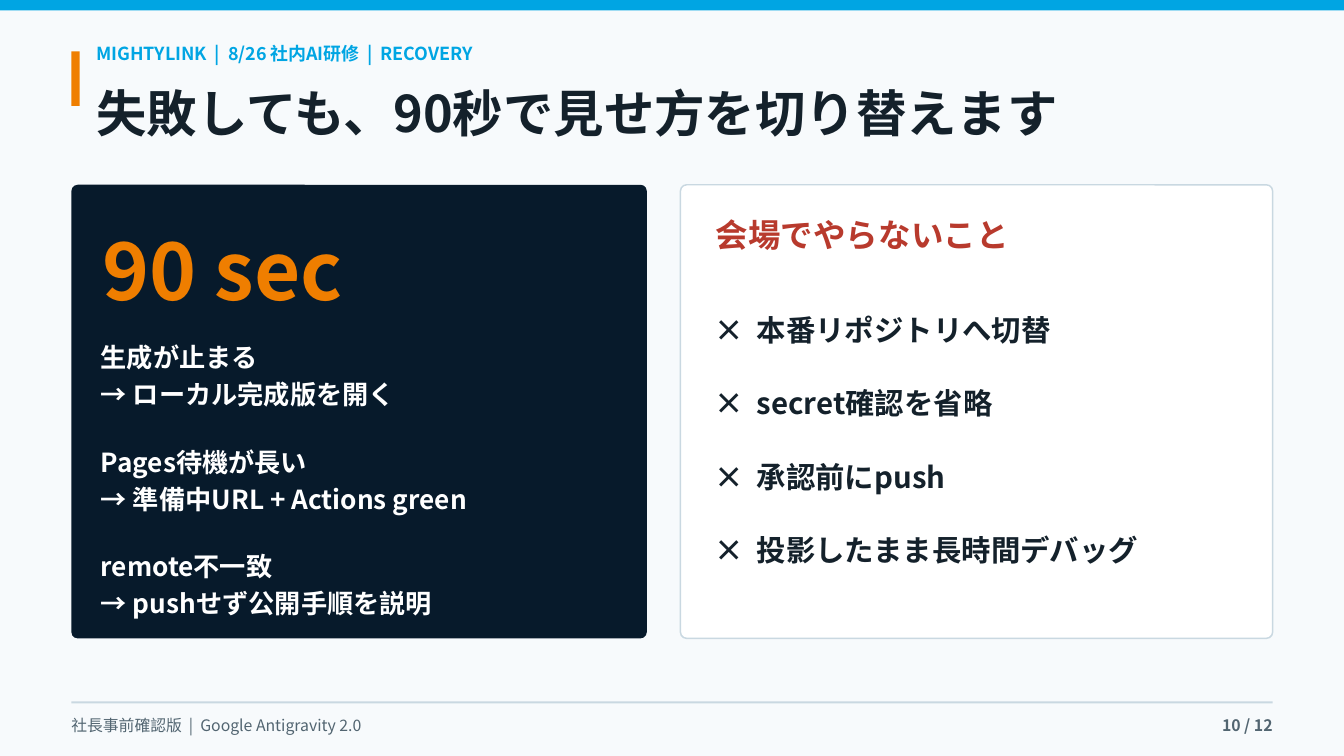
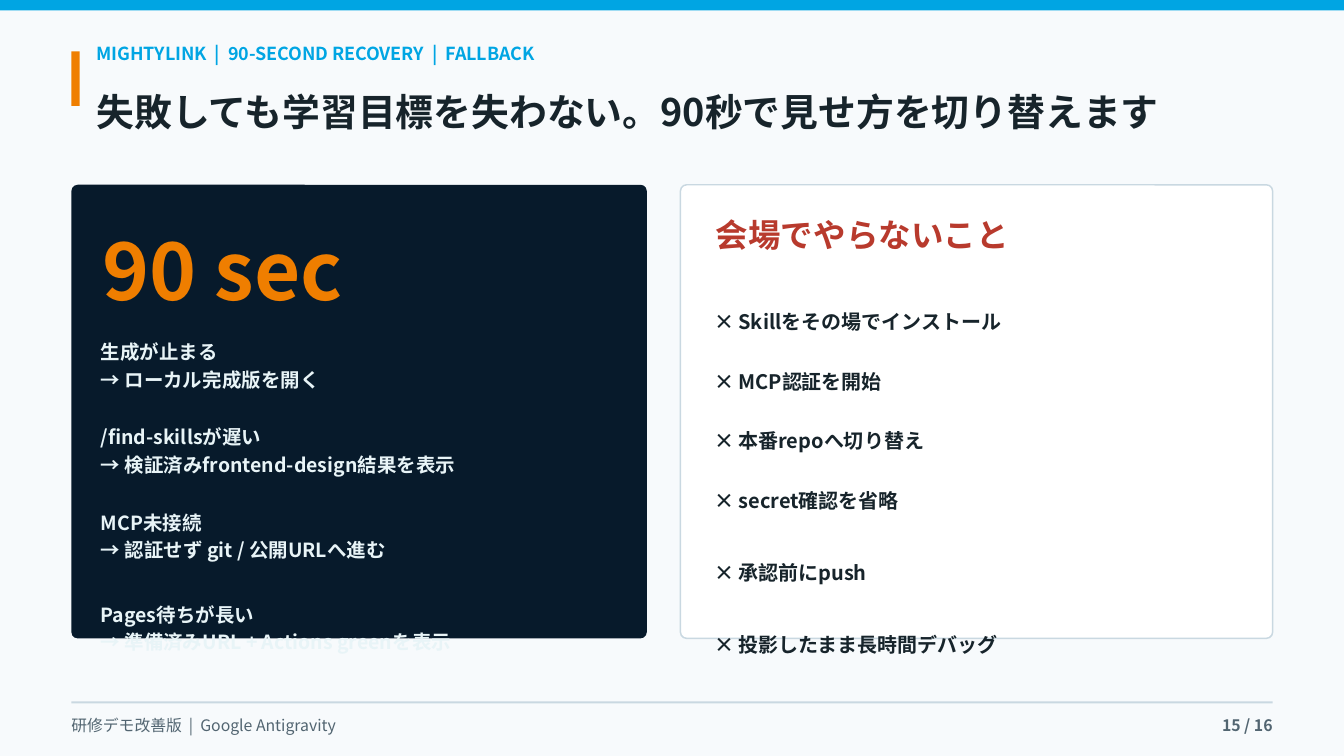
Before and after one commit to kanta13jp1/mighty-link-ai-connect, a slide deck: slide 15 of exports/mighty_skill_bridge_antigravity_user_guide_2026.pptx (slide 10 before the commit). Drawn at 1344x756 pixels with LibreOffice and Linux fonts; fonts in the diff are those of the drawing. Boxes give left, top, right and bottom in pixels: in the first picture for what was removed or moved away, otherwise in the second. Text is boxed around its words. In the diff, an @@ line names an element or a change of style, - is before the commit and + after.

Commit message:
feat: expand Antigravity workshop with skills workflow

```diff
--- a/exports/mighty_skill_bridge_antigravity_user_guide_2026.pptx
+++ b/exports/mighty_skill_bridge_antigravity_user_guide_2026.pptx
@@ text at box(97, 46, 535, 61): text changed @@
-MIGHTYLINK | 8/26 社内AI研修 | RECOVERY
+MIGHTYLINK | 90-SECOND RECOVERY | FALLBACK
@@ text at box(97, 93, 1159, 130): text changed; size 36 to 27 pt; text colour #14212B to #17242B @@
-失敗しても、90秒で見せ方を切り替えます
+失敗しても学習目標を失わない。90秒で見せ方を切り替えます
@@ text at box(739, 312, 1002, 453): text changed; size 21 to 14.2 pt; text colour #14212B to #17242B @@
-× 本番リポジトリへ切替
+× Skillをその場でインストール
+× MCP認証を開始
+× 本番repoへ切り替え
@@ text at box(101, 342, 320, 389): size 18.8 to 13.9 pt, text colour #FFFFFF to #E8F4F7 in "生成が止まる", "→ ローカル完成版を開く" @@
@@ text at box(101, 427, 456, 639): text changed; size 18.8 to 13.9 pt; text colour #FFFFFF to #E8F4F7 @@
-Pages待機が長い
-→ 準備中URL + Actions green
-remote不一致
-→ pushせず公開手順を説明
+/find-skillsが遅い
+→ 検証済みfrontend-design結果を表示
+MCP未接続
+→ 認証せず git / 公開URLへ進む
+Pages待ちが長い
+→ 準備済みURL + Actions greenを表示
@@ text at box(739, 491, 998, 654): size 21 to 14.2 pt, text colour #14212B to #17242B in "× secret確認を省略", "× 承認前にpush", "× 投影したまま長時間デバッグ" @@
@@ text at box(71, 717, 336, 735): text changed @@
-社長事前確認版 | Google Antigravity 2.0
+研修デモ改善版 | Google Antigravity
@@ text at box(1222, 719, 1273, 731): text changed @@
-10 / 12
+15 / 16
```
Also in this commit, not shown: 9 other slides changed, 6 slides added, 2 slides removed, 23 other files.
